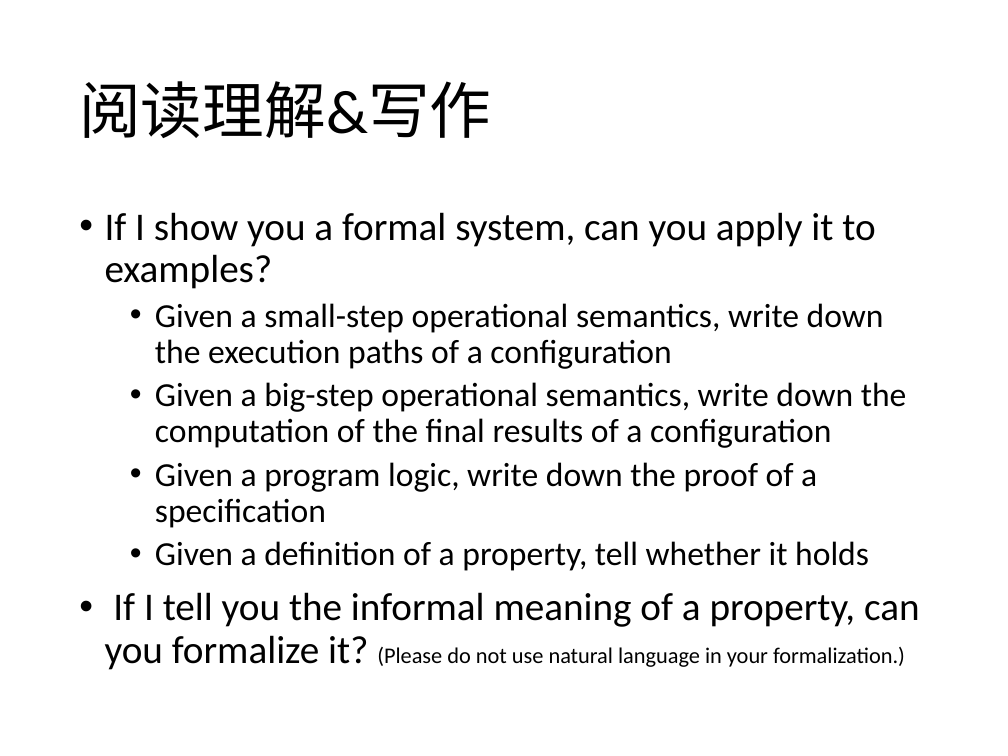
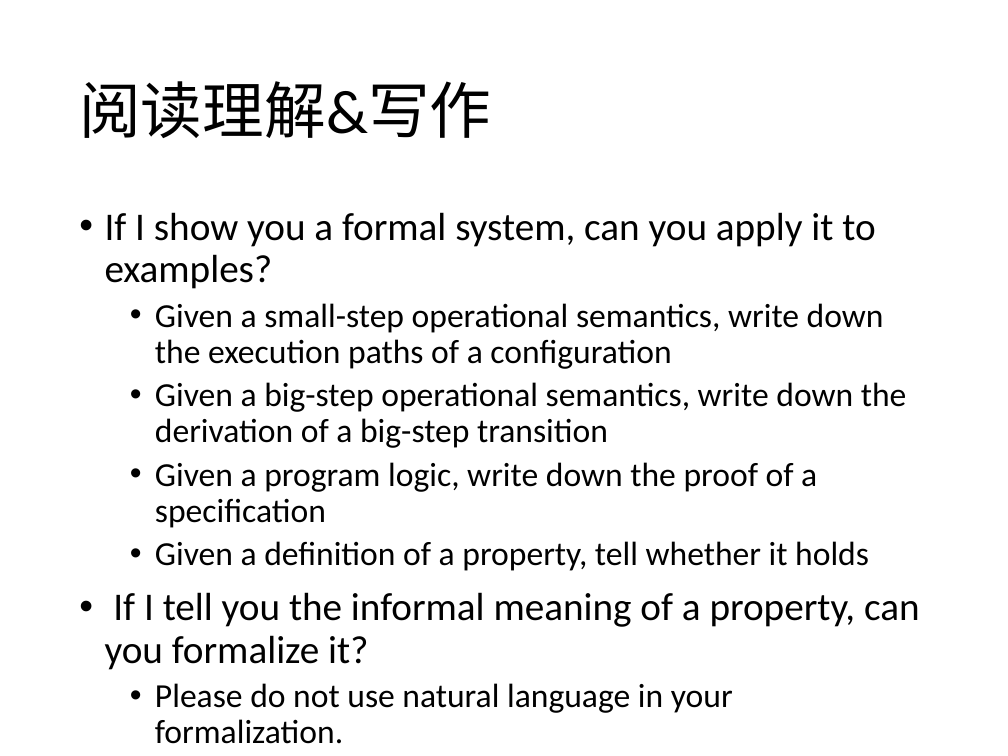
Before and after one commit to hongjin-liang/hongjin-liang.github.io, a slide deck: slide 3 of teaching/semantics/09_review.pptx. Drawn at 1008x756 pixels with LibreOffice and Linux fonts; fonts in the diff are those of the drawing. Boxes give left, top, right and bottom in pixels: in the first picture for what was removed or moved away, otherwise in the second. Text is boxed around its words. In the diff, an @@ line names an element or a change of style, - is before the commit and + after.

```diff
--- a/teaching/semantics/09_review.pptx
+++ b/teaching/semantics/09_review.pptx
@@ text at (155, 382, 907, 448): text changed @@
-  • Given a big-step operational semantics, write down the computation of the final results of a configuration
+  • Given a big-step operational semantics, write down the derivation of a big-step transition
@@ text at (105, 592, 920, 744): text changed @@
-• If I tell you the informal meaning of a property, can you formalize it? (Please do not use natural language in your formalization.)
+• If I tell you the informal meaning of a property, can you formalize it?
+  • Please do not use natural language in your formalization.
```
Also in this commit, not shown: 3 other slides changed, 1 slide added, 1 other file.
